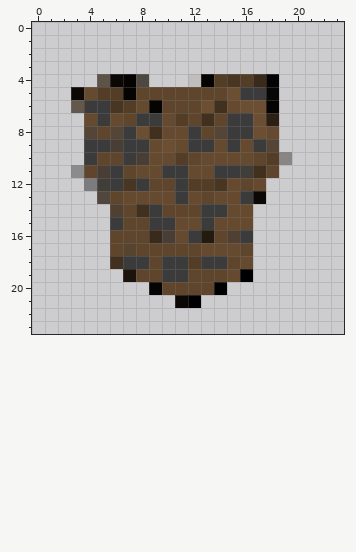
A pixel-art sprite gets an edit: IB2ToolsetMini/bin/Debug/default/NewModule/graphics/it_studdedleather.png. Above: the version before the commit.
The file is 24x24 pixels. Pixels under 10% opacity are left out. Colours within 5 levels of each other are drawn and written as one.
New version:
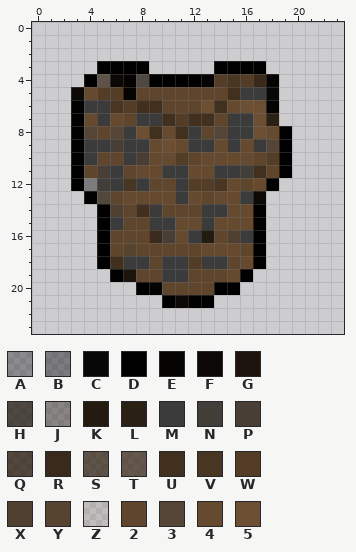
Palette (. is transparent): A #00000052  B #00000065  C #000000f6  D #000000  E #060402  F #0c0805  G #1b130c  H #20180ebc  J #221b0e67  K #231a10  L #2b2014  M #3b3b3b  N #413d39  P #483e35  Q #2e2114c7  R #392a1b  S #3a2b1bc0  T #3d2d1cba  U #42301e  V #483522  W #533d27  X #4f4032  Y #564330  Z #5d442a1e  2 #5e452c  3 #554536  4 #654a2f  5 #6c4f33
Edits made:
y 3: x 5..8 .... -> DDDD; x 14..17 .... -> DDDD
y 4: x 4 . -> D; x 9..12 ...Z -> DDDD
y 5: x 15 5 -> U
y 6: x 3 T -> D; x 8..9 4E -> UU
y 7: x 3 . -> D; x 10 4 -> U; x 12 2 -> U
y 8: x 3 . -> D; x 11 4 -> U; x 19 . -> D
y 9: x 3 . -> D; x 19 . -> D
y 10: x 3 . -> D; x 19 J -> D
y 11: x 3 A -> D; x 19 . -> D
y 12: x 3 . -> D; x 18 . -> D
y 13: x 4 . -> D
y 14..18: x 5 . -> D; x 17 . -> D
y 19: x 6 . -> D
y 20: x 8 . -> D; x 15 . -> D
y 21: x 10 . -> D; x 13 . -> D
Where, in picture pixels (left, top, right, bottom), the same in both pictures:
changed: (71, 61, 292, 308)
